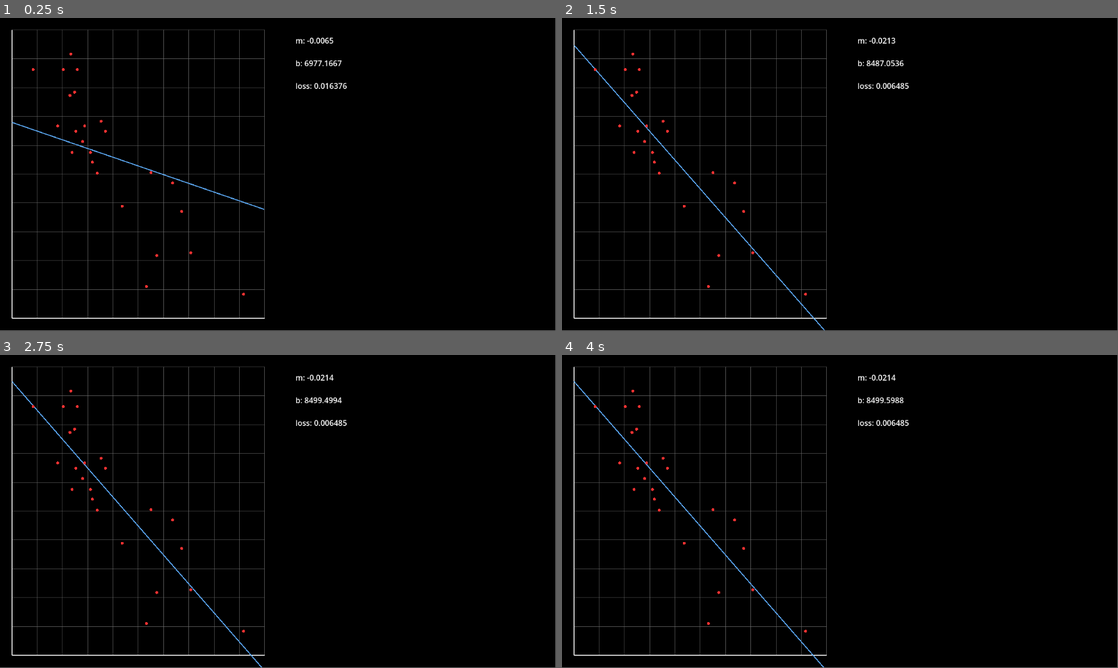
Above: before the commit, frames 1-4 (two rows, left to right).
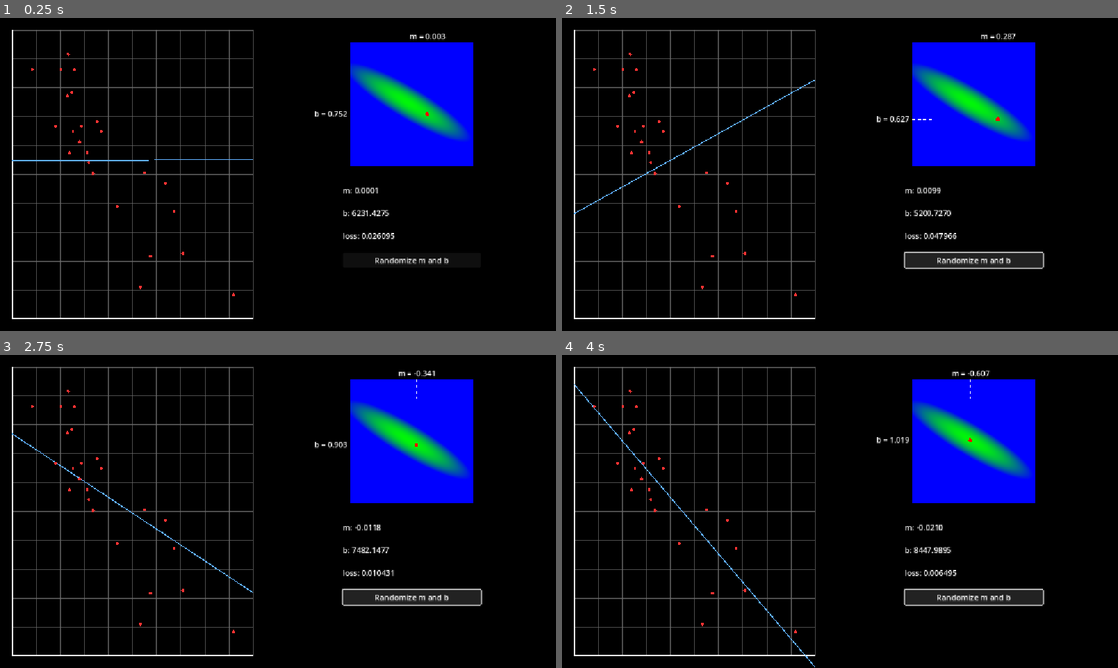
Above: after the commit, the same moments.

Repository: DaadfroGG/linear_regression_godot
Game: Godot game, scene res://main.tscn
The game is run twice, just before and just after one commit, with the same random seed, the same clock (stepped at 60 frames per second) and the same inputs.
Inputs (mouse positions are in pixels of both pictures, inside the frame that each line leads up to):
- Up to frame 1 (0.25 s): no input
- Up to frame 2 (1.5 s): click (973, 259) at 0.5 s, where only the run after the commit has a clickable "Randomize m and b"; click (973, 259) at 1.25 s, where only the run after the commit has a clickable "Randomize m and b"
- Up to frame 3 (2.75 s): click (411, 596) at 2 s, where only the run after the commit has a clickable "Randomize m and b"
- Up to frame 4 (4 s): no input
The window is 799x449 before the commit and 800x450 after it. Grey fills any space a smaller window leaves; there, only what the larger window draws over its background counts as a difference.

The runs differ from the first frame. In frame 1, 15% of the frame differs, in the area x 2-86%, y 3-97%; in frame 2, 16%; in frame 3, 16%; in frame 4, 16%, in the area x 2-87%, y 3-100%.

Commit message:
added dotted lines to represent m and b in loss landscape

Diff:
--- a/data_ui.tscn
+++ b/data_ui.tscn
@@ -53,4 +53,4 @@
 
 [node name="Label" type="Label" parent="HBoxContainer/MarginContainer3"]
 layout_mode = 2
-text = "I can write aything in these fields"
+text = "lorem ipsum blabla prout"
--- /dev/null
+++ b/loss_guides.gd
@@ -0,0 +1,69 @@
+extends Control
+
+var marker_pos: Vector2 = Vector2.ZERO
+var m_value: float = 0.0
+var b_value: float = 0.0
+
+# Customizable offsets (in pixels)
+@export var m_label_offset := Vector2(0, -12)   # move label slightly above the bottom
+@export var b_label_offset := Vector2(10, 0)    # move label right of the y-axis
+
+func update_guides(pos: Vector2, m: float = 0.0, b: float = 0.0) -> void:
+	marker_pos = pos
+	m_value = m
+	b_value = b
+	queue_redraw()
+
+func _draw() -> void:
+	if marker_pos == Vector2.ZERO:
+		return
+
+	var color := Color(1, 1, 1, 1)
+	var step := 6.0  # gap between dots
+	var font := get_theme_default_font()
+	var font_size := get_theme_default_font_size()
+
+	# --- Dotted lines ---
+	for y in range(0, size.y, step * 2):
+		draw_line(Vector2(marker_pos.x, y), Vector2(marker_pos.x, y + step), color, 1.0)
+
+	for x in range(0, size.x, step * 2):
+		draw_line(Vector2(x, marker_pos.y), Vector2(x + step, marker_pos.y), color, 1.0)
+
+	# --- Text labels ---
+	var m_text := "m = %.3f" % m_value
+	var b_text := "b = %.3f" % b_value
+
+	# 'm' label near bottom axis (centered under marker line)
+	var m_text_size := font.get_string_size(m_text, HORIZONTAL_ALIGNMENT_LEFT, -1, font_size)
+	var m_text_pos := Vector2(
+		marker_pos.x - m_text_size.x / 2 + m_label_offset.x,
+		size.y - 6 + m_label_offset.y
+	)
+
+	draw_string(
+		font,
+		m_text_pos,
+		m_text,
+		HORIZONTAL_ALIGNMENT_LEFT,
+		-1,
+		font_size,
+		color
+	)
+
+	# 'b' label near left axis (aligned with marker line)
+	var b_text_size := font.get_string_size(b_text, HORIZONTAL_ALIGNMENT_LEFT, -1, font_size)
+	var b_text_pos := Vector2(
+		6 + b_label_offset.x,
+		marker_pos.y + font_size / 2 + b_label_offset.y
+	)
+
+	draw_string(
+		font,
+		b_text_pos,
+		b_text,
+		HORIZONTAL_ALIGNMENT_LEFT,
+		-1,
+		font_size,
+		color
+	)
--- /dev/null
+++ b/loss_marker.gd
@@ -0,0 +1,10 @@
+extends Control
+
+var marker_pos := Vector2.ZERO
+
+func _draw():
+	draw_circle(marker_pos, 4.0, Color(1, 0, 0)) # red dot
+
+func update_marker(new_pos: Vector2):
+	marker_pos = new_pos
+	queue_redraw()
--- /dev/null
+++ b/loss_ui.tscn
@@ -0,0 +1,21 @@
+[gd_scene format=3 uid="uid://b6nalr5o62jor"]
+
+[node name="Loss_UI" type="Control"]
+layout_mode = 3
+anchors_preset = 15
+anchor_right = 1.0
+anchor_bottom = 1.0
+grow_horizontal = 2
+grow_vertical = 2
+
+[node name="MarginContainer" type="MarginContainer" parent="."]
+layout_mode = 1
+anchors_preset = 15
+anchor_right = 1.0
+anchor_bottom = 1.0
+grow_horizontal = 2
+grow_vertical = 2
+theme_override_constants/margin_left = 10
+theme_override_constants/margin_top = 10
+theme_override_constants/margin_right = 10
+theme_override_constants/margin_bottom = 10
--- a/main.gd
+++ b/main.gd
@@ -1,20 +1,29 @@
 extends Control
 
+
+@onready var loss_map: TextureRect = $VBoxContainer/HBoxContainer/MarginContainer2/Data/HBoxContainer/MarginContainer5/LossMap
+@onready var loss_marker: Control = $VBoxContainer/HBoxContainer/MarginContainer2/Data/HBoxContainer/MarginContainer5/LossMap/LossMarker
+@onready var loss_guides: Control = $VBoxContainer/HBoxContainer/MarginContainer2/Data/HBoxContainer/MarginContainer5/LossMap/LossGuides
+
 @onready var graph: Graph2D = $VBoxContainer/HBoxContainer/MarginContainer/Graph2D
+@onready var data_ui: Data_UI = $VBoxContainer/HBoxContainer/MarginContainer2/Data
 @export var learning_rate := 0.01
-@onready var data_ui: Data_UI = $VBoxContainer/HBoxContainer/MarginContainer2/Data
 const data = preload("res://data.csv")
 
 var time := 0.0
 var point_timer := 0.0
 
-# Dynamic function parameters (in normalized space)
+# Dynamic function parameters (normalized space)
 var m1 := 0.5
 var b1 := 0.5
 
 # Normalization factors
 var max_km := 1.0
 var max_price := 1.0
+
+# --- Centralized loss landscape ranges ---
+var m_range := Vector2(-2.5, 1.5)  # (min, max)
+var b_range := Vector2(-0.5, 2.5)  # (min, max)
 
 func _ready():
 	if data.records.size() > 0:
@@ -51,9 +60,9 @@
 
 	# Add the initial regression line
 	graph.add_function(func(x): return (m1 * (x / max_km) + b1) * max_price)
-func _process(delta):
-	time += delta
-	point_timer += delta
+	_generate_loss_landscape()
+
+func _process(_delta):
 
 	# --- Gradient descent on normalized data ---
 	var grad_m := 0.0
@@ -79,10 +88,54 @@
 	m1 -= learning_rate * grad_m
 	b1 -= learning_rate * grad_b
 
-	# --- De-normalized display values for printing ---
+	# --- Update marker position ---
+	var tex_size := loss_map.texture.get_size()
+	var marker_pos := Vector2(
+		(m1 - m_range.x) / (m_range.y - m_range.x) * tex_size.x,
+		(1.0 - (b1 - b_range.x) / (b_range.y - b_range.x)) * tex_size.y
+	)
+	loss_marker.update_marker(marker_pos)
+
+	# --- De-normalized display values ---
 	var m_real := (m1 * max_price) / max_km
 	var b_real := b1 * max_price
 	data_ui.update_data(m_real, b_real, loss)
+	loss_guides.update_guides(marker_pos, m1, b1)
 
 	graph.functions[0] = func(x): return (m1 * (x / max_km) + b1) * max_price
+
 	graph.queue_redraw()
+
+func _generate_loss_landscape():
+	var width := 256
+	var height := 256
+	var loss_image := Image.create_empty(width, height, false, Image.FORMAT_RGB8)
+
+	for y in height:
+		var b_try = lerp(b_range.x, b_range.y, float(y) / height)
+		for x in width:
+			var m_try = lerp(m_range.x, m_range.y, float(x) / width)
+			var loss := 0.0
+			var n := float(data.records.size())
+			for record in data.records:
+				var x_n = record["km_n"]
+				var y_n = record["price_n"]
+				var y_pred = m_try * x_n + b_try
+				var error = y_pred - y_n
+				loss += error * error
+			loss /= n
+
+			var color_val = clamp(loss * 5.0, 0.0, 1.0)
+			var color = Color(0, 1.0 - color_val, color_val)
+			loss_image.set_pixel(x, height - y - 1, color)
+
+	var tex := ImageTexture.create_from_image(loss_image)
+	loss_map.texture = tex
+
+
+func _on_button_pressed() -> void:
+	#randomize parameters
+	m1 = randf()
+	b1 = randf()
+
+	pass # Replace with function body.
--- a/main.tscn
+++ b/main.tscn
@@ -1,8 +1,10 @@
-[gd_scene load_steps=4 format=3 uid="uid://bqrxbpgmj4mm8"]
+[gd_scene load_steps=6 format=3 uid="uid://bqrxbpgmj4mm8"]
 
 [ext_resource type="Script" uid="uid://ceti1lauw1hth" path="res://main.gd" id="1_ig7tw"]
 [ext_resource type="PackedScene" uid="uid://bcgvehjsala1b" path="res://graph_ui.tscn" id="2_0xm2m"]
 [ext_resource type="PackedScene" uid="uid://dad1hlt4h1g5v" path="res://data_ui.tscn" id="3_h2yge"]
+[ext_resource type="Script" uid="uid://beo5nrhjmk6to" path="res://loss_marker.gd" id="4_1bvp3"]
+[ext_resource type="Script" uid="uid://ct6m7ulxw7ihl" path="res://loss_guides.gd" id="5_lquwl"]
 
 [node name="Main" type="Control"]
 layout_mode = 3
@@ -12,7 +14,7 @@
 grow_horizontal = 2
 grow_vertical = 2
 script = ExtResource("1_ig7tw")
-learning_rate = 0.8
+learning_rate = 0.5
 
 [node name="VBoxContainer" type="VBoxContainer" parent="."]
 layout_mode = 1
@@ -28,20 +30,20 @@
 
 [node name="MarginContainer" type="MarginContainer" parent="VBoxContainer/HBoxContainer"]
 layout_mode = 2
-size_flags_horizontal = 3
 theme_override_constants/margin_left = 25
 theme_override_constants/margin_top = 25
 theme_override_constants/margin_right = 25
 theme_override_constants/margin_bottom = 25
 
 [node name="Graph2D" parent="VBoxContainer/HBoxContainer/MarginContainer" instance=ExtResource("2_0xm2m")]
+custom_minimum_size = Vector2(500, 500)
 layout_mode = 2
 grid_color = Color(0.43137255, 0.43137255, 0.43137255, 0.6901961)
 line_color = Color(0.3771517, 0.6891098, 1, 1)
 
 [node name="MarginContainer2" type="MarginContainer" parent="VBoxContainer/HBoxContainer"]
 layout_mode = 2
-size_flags_horizontal = 3
+size_flags_horizontal = 6
 theme_override_constants/margin_left = 25
 theme_override_constants/margin_top = 25
 theme_override_constants/margin_right = 25
@@ -49,3 +51,49 @@
 
 [node name="Data" parent="VBoxContainer/HBoxContainer/MarginContainer2" instance=ExtResource("3_h2yge")]
 layout_mode = 2
+
+[node name="MarginContainer5" type="MarginContainer" parent="VBoxContainer/HBoxContainer/MarginContainer2/Data/HBoxContainer" index="0"]
+custom_minimum_size = Vector2(256, 256)
+layout_mode = 2
+size_flags_horizontal = 0
+size_flags_vertical = 0
+theme_override_constants/margin_left = 25
+theme_override_constants/margin_top = 25
+theme_override_constants/margin_right = 25
+theme_override_constants/margin_bottom = 25
+
+[node name="LossMap" type="TextureRect" parent="VBoxContainer/HBoxContainer/MarginContainer2/Data/HBoxContainer/MarginContainer5"]
+custom_minimum_size = Vector2(256, 256)
+layout_mode = 2
+
+[node name="LossMarker" type="Control" parent="VBoxContainer/HBoxContainer/MarginContainer2/Data/HBoxContainer/MarginContainer5/LossMap"]
+layout_mode = 1
+anchors_preset = 15
+anchor_right = 1.0
+anchor_bottom = 1.0
+grow_horizontal = 2
+grow_vertical = 2
+script = ExtResource("4_1bvp3")
+
+[node name="LossGuides" type="Control" parent="VBoxContainer/HBoxContainer/MarginContainer2/Data/HBoxContainer/MarginContainer5/LossMap"]
+anchors_preset = 0
+offset_right = 40.0
+offset_bottom = 40.0
+script = ExtResource("5_lquwl")
+m_label_offset = Vector2(0, -40)
+b_label_offset = Vector2(-80, -3)
+
+[node name="MarginContainer4" type="MarginContainer" parent="VBoxContainer/HBoxContainer/MarginContainer2/Data/HBoxContainer" index="4"]
+layout_mode = 2
+theme_override_constants/margin_left = 10
+theme_override_constants/margin_top = 10
+theme_override_constants/margin_right = 10
+theme_override_constants/margin_bottom = 10
+
+[node name="Button" type="Button" parent="VBoxContainer/HBoxContainer/MarginContainer2/Data/HBoxContainer/MarginContainer4"]
+layout_mode = 2
+text = "Randomize m and b"
+
+[connection signal="pressed" from="VBoxContainer/HBoxContainer/MarginContainer2/Data/HBoxContainer/MarginContainer4/Button" to="." method="_on_button_pressed"]
+
+[editable path="VBoxContainer/HBoxContainer/MarginContainer2/Data"]
--- a/project.godot
+++ b/project.godot
@@ -14,6 +14,10 @@
 run/main_scene="uid://bqrxbpgmj4mm8"
 config/features=PackedStringArray("4.5", "Forward Plus")
 
+[display]
+
+window/stretch/mode="canvas_items"
+
 [editor]
 
 movie_writer/movie_file="/home/dkermia/Documents/linear_regression_godot/linear-regression/MOVIE.avi"
Not shown, added: loss_guides.gd.uid
Not shown, added: loss_marker.gd.uid
